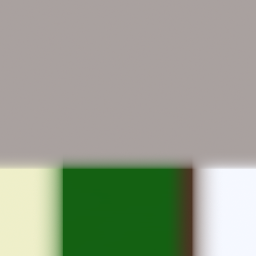
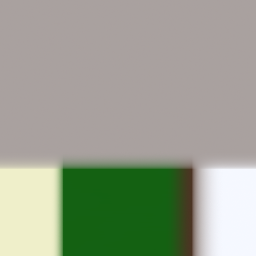
Layered file, before and after one edit (256x256). Changes by layer:
painted on "New Layer#2" over (x1=35, y1=157, x2=64, y2=256)
